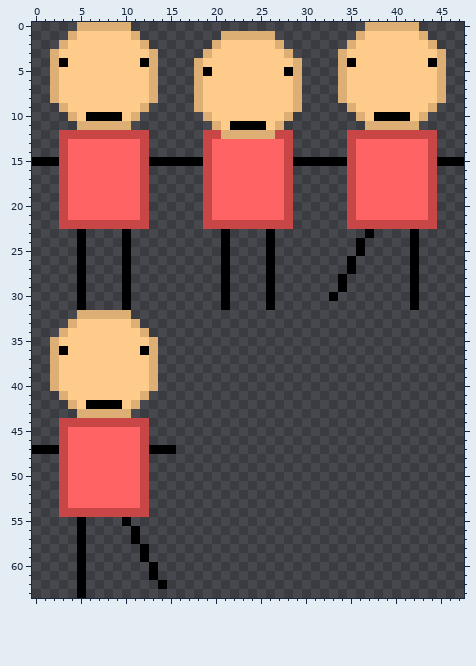
A pixel-art sprite gets an edit: Sprites/FredAnim.png. The picture above is the old version.
The file is 96x128 pixels, drawn in blocks of 2x2; one block is one cell here.
The result:
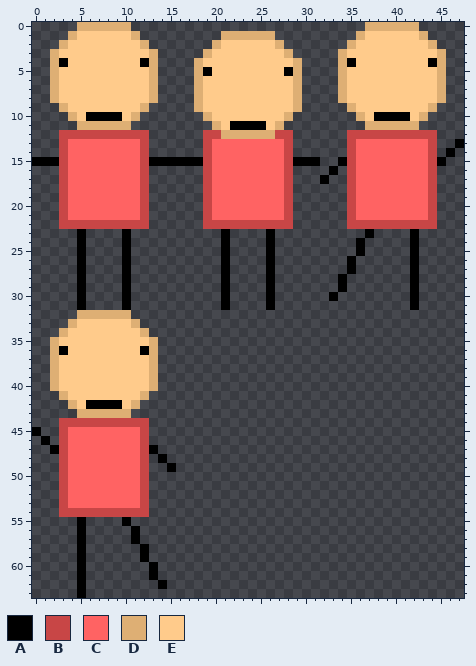
Palette (. is transparent): A #000000  B #c84646  C #ff6363  D #deaf74  E #ffcb8b
Change:
Colour A is added in row 13 at x 47; in row 14 at x 46; in row 16 at x 33; in row 17 at x 32; in row 45 at x 0; in row 46 at x 1.
Colour A is added in row 48 at x 14; in row 49 at x 15.
Colour A is gone in row 15 at x 32 to 33 and 46 to 47; in row 47 at x 0 to 1 and 14 to 15.
Boxes around the changes in both pictures, in picture pixels (x1, y1, x2, y2):
changed: (446, 139, 464, 166)
changed: (320, 157, 338, 184)
changed: (32, 427, 50, 454)
changed: (158, 445, 176, 472)
